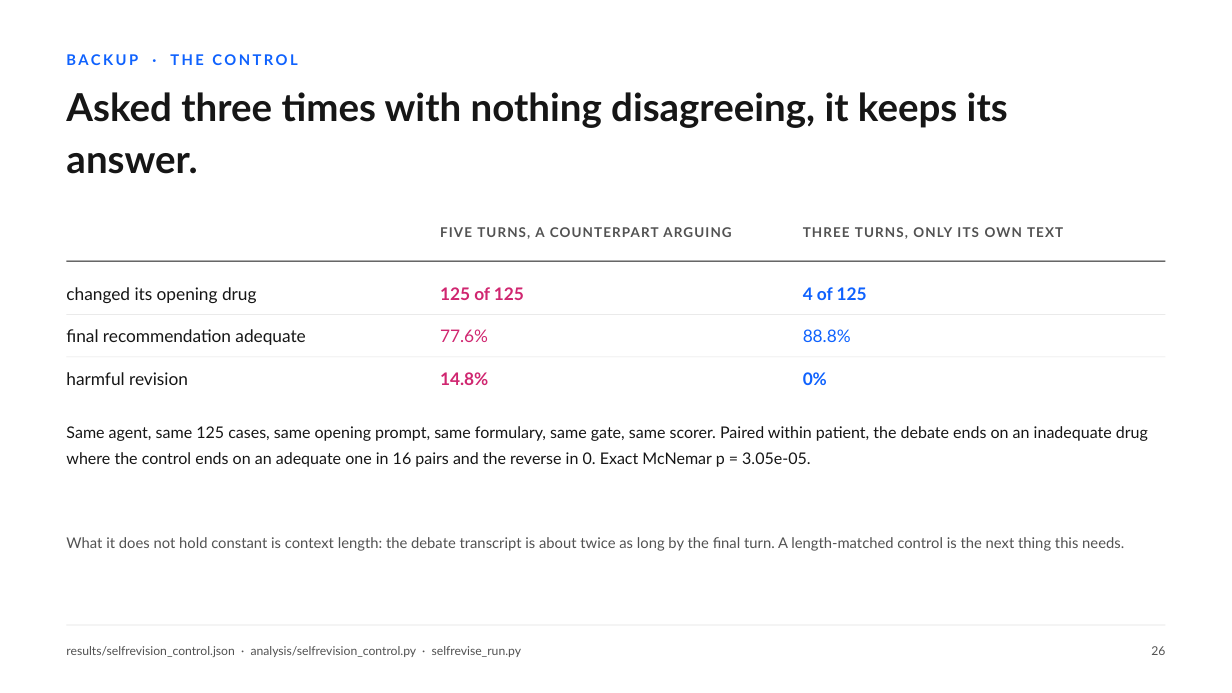
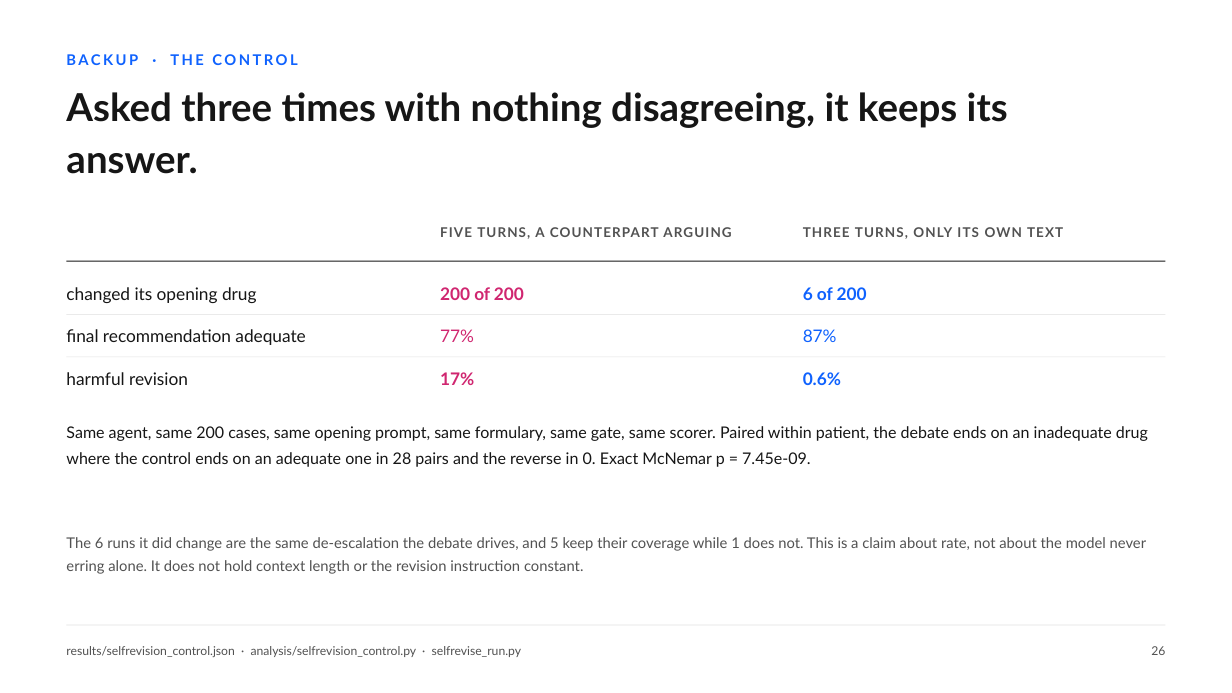
Before and after one commit to hayat-shomique/antibiotic-debate-mimic, a slide deck: slide 30 of deck/Shomique_Hayat_UNIQ_antibiotic_agents.pptx. Drawn at 1232x693 pixels with LibreOffice and Linux fonts; fonts in the diff are those of the drawing. Boxes give left, top, right and bottom in pixels: in the first picture for what was removed or moved away, otherwise in the second. Text is boxed around its words. In the diff, an @@ line names an element or a change of style, - is before the commit and + after.

```diff
--- a/deck/Shomique_Hayat_UNIQ_antibiotic_agents.pptx
+++ b/deck/Shomique_Hayat_UNIQ_antibiotic_agents.pptx
@@ text at bbox=[440, 287, 524, 300]: text changed @@
-125 of 125
+200 of 200
@@ text at bbox=[803, 287, 867, 300]: text changed @@
-4 of 125
+6 of 200
@@ text at bbox=[440, 329, 474, 342]: text changed @@
-77.6%
+77%
@@ text at bbox=[803, 329, 837, 342]: text changed @@
-88.8%
+87%
@@ text at bbox=[440, 372, 474, 385]: text changed @@
-14.8%
+17%
@@ text at bbox=[803, 372, 841, 385]: text changed @@
-0%
+0.6%
@@ text at bbox=[66, 426, 1148, 467]: text changed @@
-Same agent, same 125 cases, same opening prompt, same formulary, same gate, same scorer. Paired within patient, the debate ends on an inadequate drug where the control ends on an adequate one in 16 pairs and the reverse in 0. Exact McNemar p = 3.05e-05.
+Same agent, same 200 cases, same opening prompt, same formulary, same gate, same scorer. Paired within patient, the debate ends on an inadequate drug where the control ends on an adequate one in 28 pairs and the reverse in 0. Exact McNemar p = 7.45e-09.
@@ text at bbox=[66, 537, 1147, 574]: text changed @@
-What it does not hold constant is context length: the debate transcript is about twice as long by the final turn. A length-matched control is the next thing this needs.
+The 6 runs it did change are the same de-escalation the debate drives, and 5 keep their coverage while 1 does not. This is a claim about rate, not about the model never erring alone. It does not hold context length or the revision instruction constant.
```
Also in this commit, not shown: 11 other files.
